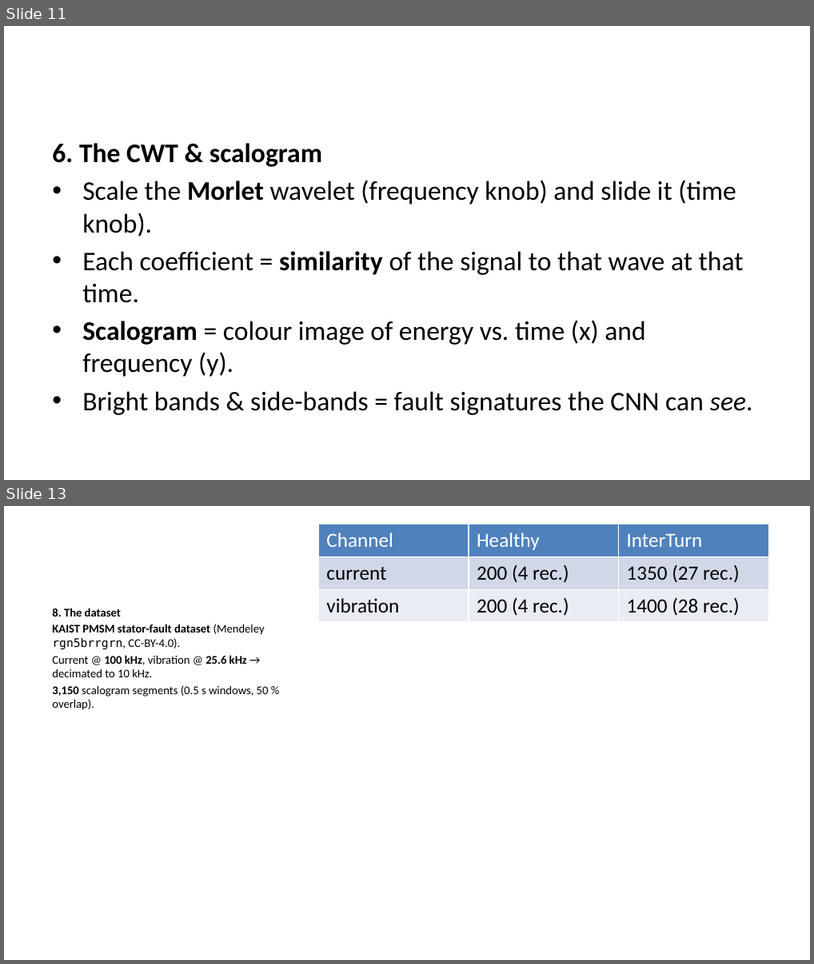
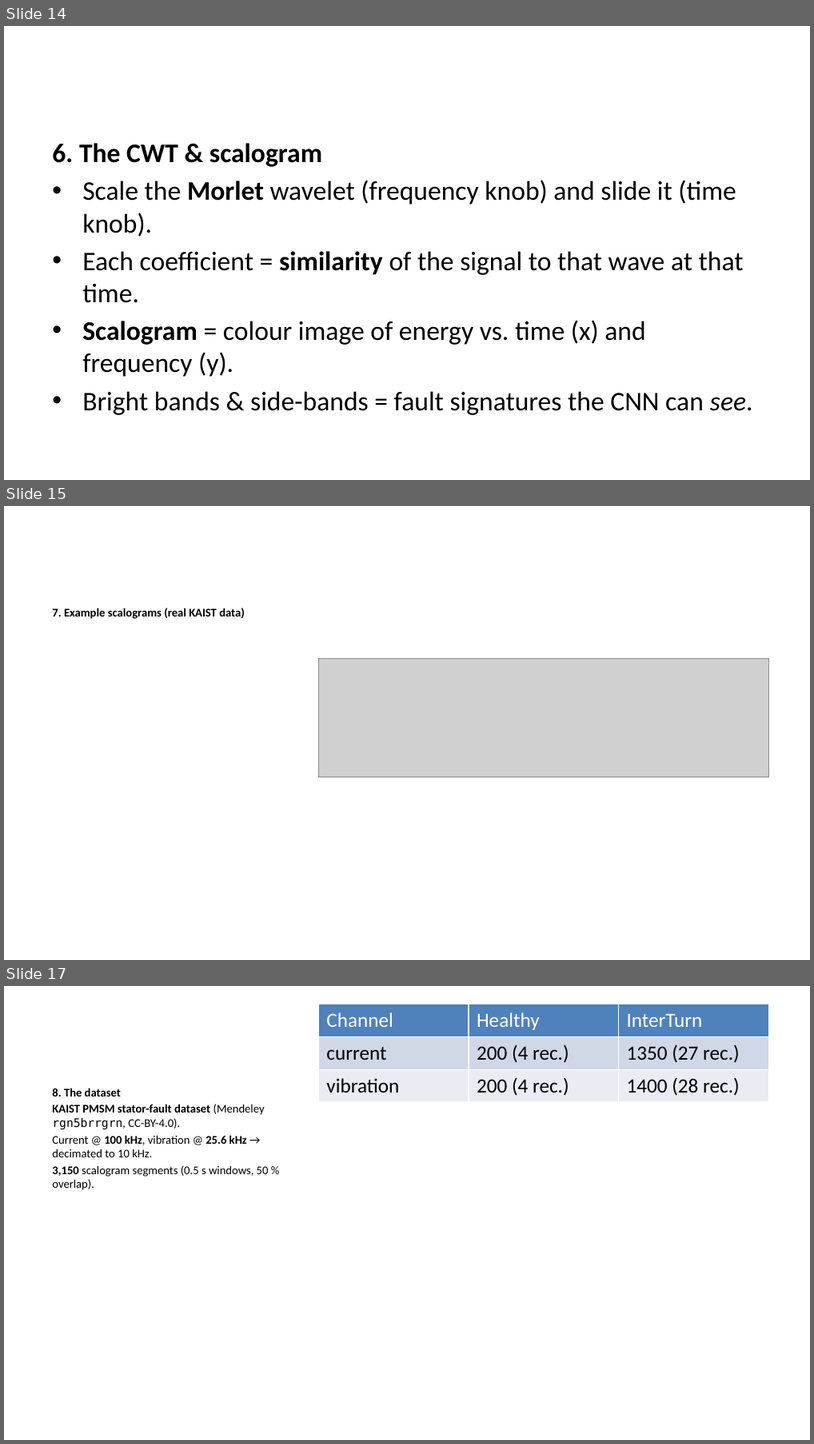
Before and after one commit to molhamfetnah/pmsm-fault-diagnosis-cnn-scalogram, a slide deck: docs/build/slides.pptx. Shown one above the other, each under a label of ours: slides 11 and 13 before the commit, slides 14, 15 and 17 after it; the slides between them are not shown. The pictures are 814x964 and 814x1444 pixels, drawn with LibreOffice and Linux fonts; fonts in the diff are those of the drawing; grey boxes stand for pictures. Boxes give left, top, right and bottom in pixels: in the first picture for what was removed or moved away, otherwise in the second. Text is boxed around its words. In the diff, an @@ line names an element or a change of style, - is before the commit and + after.

```diff
--- a/docs/build/slides.pptx
+++ b/docs/build/slides.pptx
@@ slide 15 added at (x1=4, y1=506, x2=810, y2=960), background #FFFFFF @@
@@ text added at (x1=52, y1=608, x2=245, y2=619), 10.5 pt, text #000000, bold @@
+7. Example scalograms (real KAIST data)
@@ picture added at (x1=318, y1=659, x2=769, y2=777) @@
@@ what was slide 11 is now slide 14 @@
@@ what was slide 13 is now slide 17 @@
```
Also in this commit, not shown: 5 slides changed, 4 other slides added, 20 other files.
